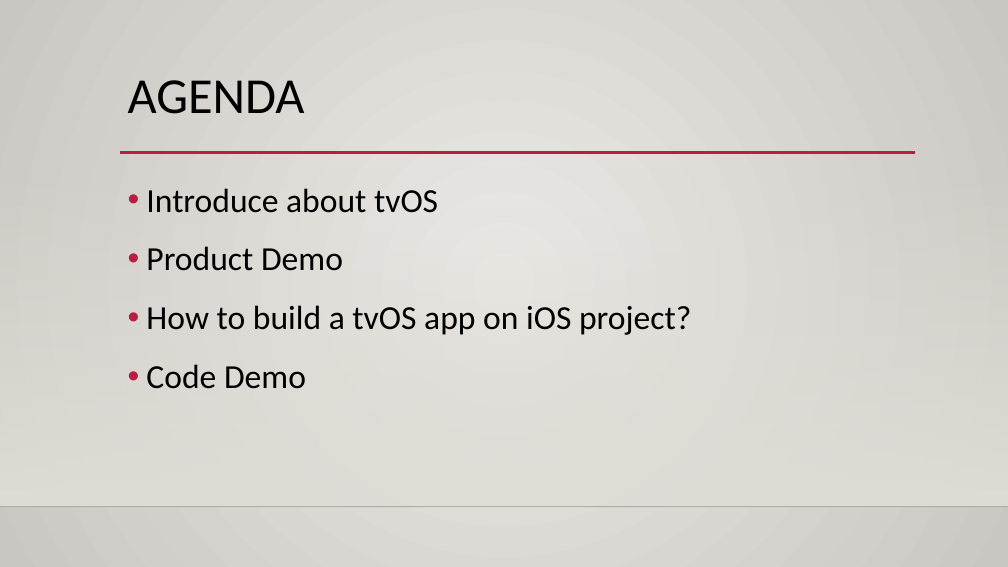
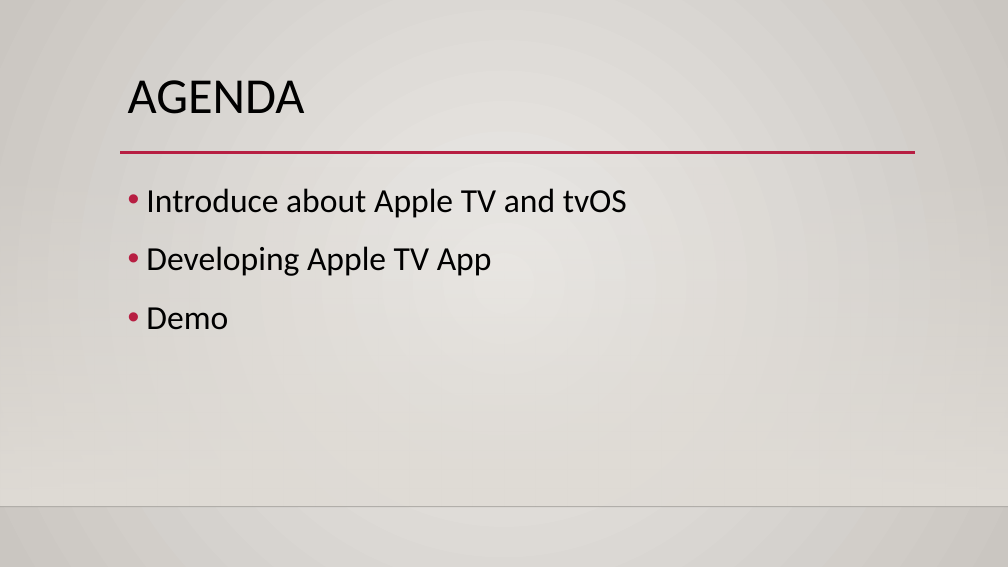
Before and after one commit to ThanhTurin/iOS-meetup-sg, a slide deck: slide 5 of Presentation.pptx (slide 4 before the commit). Drawn at 1008x567 pixels with LibreOffice and Linux fonts; fonts in the diff are those of the drawing; background and template pictures are left out. Boxes give left, top, right and bottom in pixels: in the first picture for what was removed or moved away, otherwise in the second. Text is boxed around its words. In the diff, an @@ line names an element or a change of style, - is before the commit and + after.

Commit message:
Update presentation file

```diff
--- a/Presentation.pptx
+++ b/Presentation.pptx
@@ text at [146,188,627,330]: text changed @@
-• Introduce about tvOS
-• Product Demo
-• How to build a tvOS app on iOS project?
-• Code Demo
+• Introduce about Apple TV and tvOS
+• Developing Apple TV App
+• Demo
```
Also in this commit, not shown: 4 other slides changed, 4 slides added, 4 slides removed.
